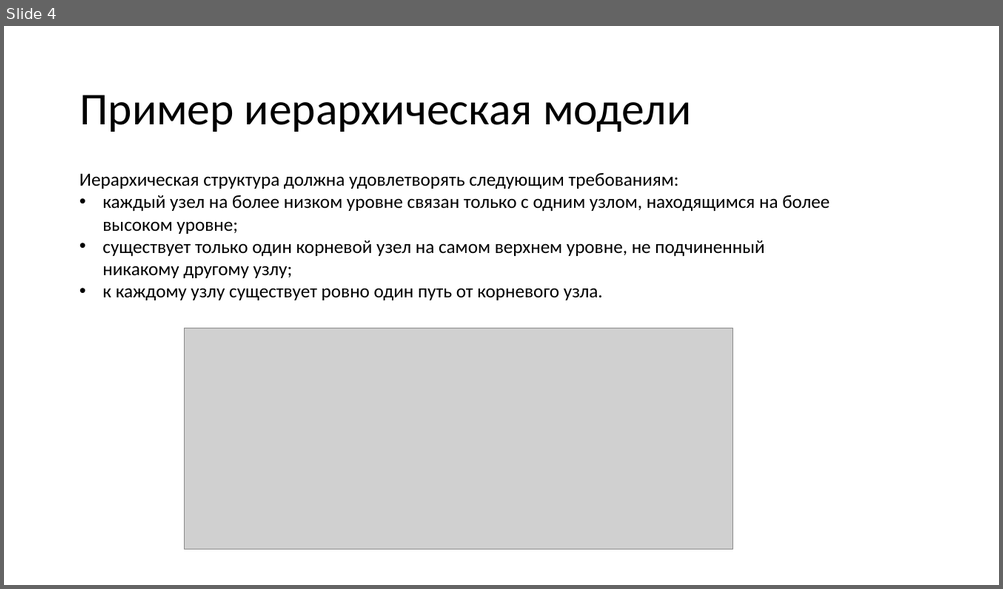
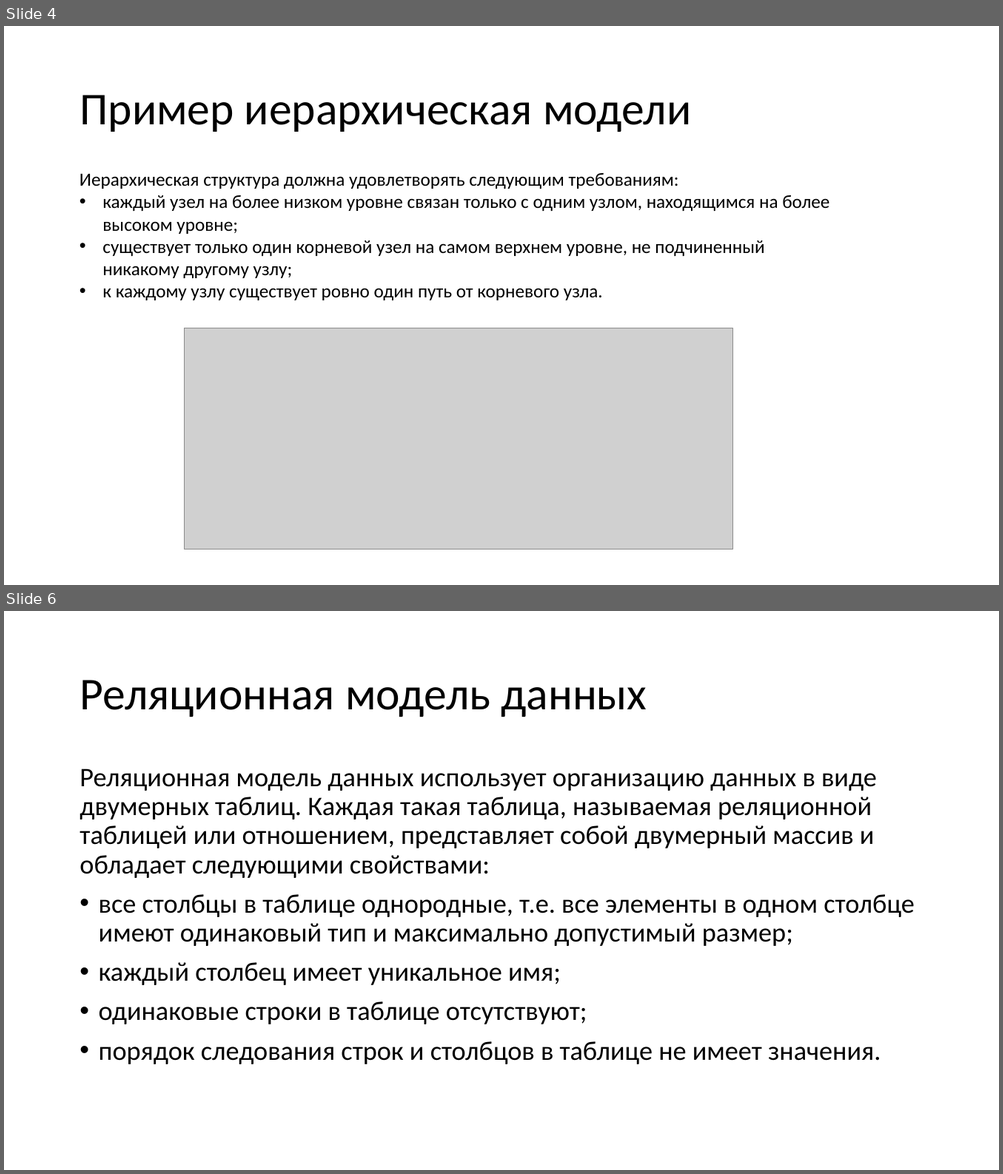
Before and after one commit to avdosev/DataBasePresentations, a slide deck: Модели данных/Презентация.pptx. Shown one above the other, each under a label of ours: slide 4 before the commit, slides 4 and 6 after it; the slides between them are not shown. The pictures are 1003x589 and 1003x1174 pixels, drawn with LibreOffice and Linux fonts; fonts in the diff are those of the drawing; grey boxes stand for pictures. Boxes give left, top, right and bottom in pixels: in the first picture for what was removed or moved away, otherwise in the second. Text is boxed around its words. In the diff, an @@ line names an element or a change of style, - is before the commit and + after.

```diff
--- a/Модели данных/Презентация.pptx
+++ b/Модели данных/Презентация.pptx
@@ slide 6 added at [4, 611, 999, 1170], background #FFFFFF @@
@@ title added at [79, 680, 646, 717], 44 pt, text #000000 @@
+Реляционная модель данных
@@ text added at [79, 769, 914, 1065], 25.9 pt, text #000000 @@
+Реляционная модель данных использует организацию данных в виде двумерных таблиц. Каждая такая таблица, называемая реляционной таблицей или отношением, представляет собой двумерный массив и обладает следующими свойствами:
+• все столбцы в таблице однородные, т.е. все элементы в одном столбце имеют одинаковый тип и максимально допустимый размер;
+• каждый столбец имеет уникальное имя;
+• одинаковые строки в таблице отсутствуют;
+• порядок следования строк и столбцов в таблице не имеет значения.
```
Also in this commit, not shown: 3 other slides added, 2 slides removed.
